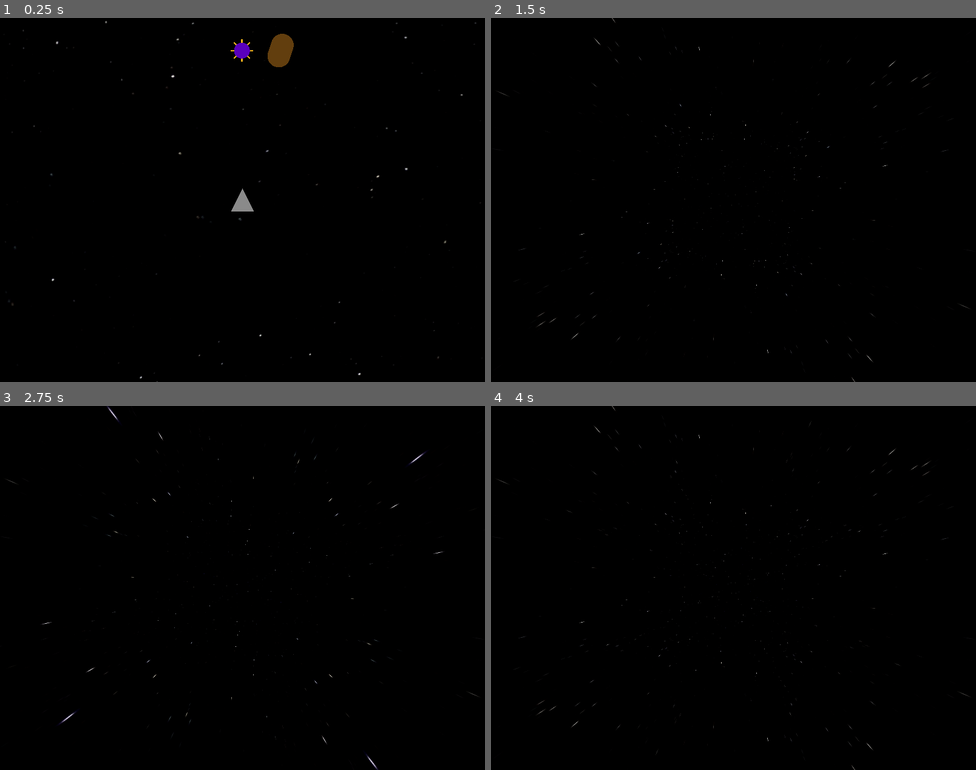
Above: before the commit, frames 1-4 (two rows, left to right).
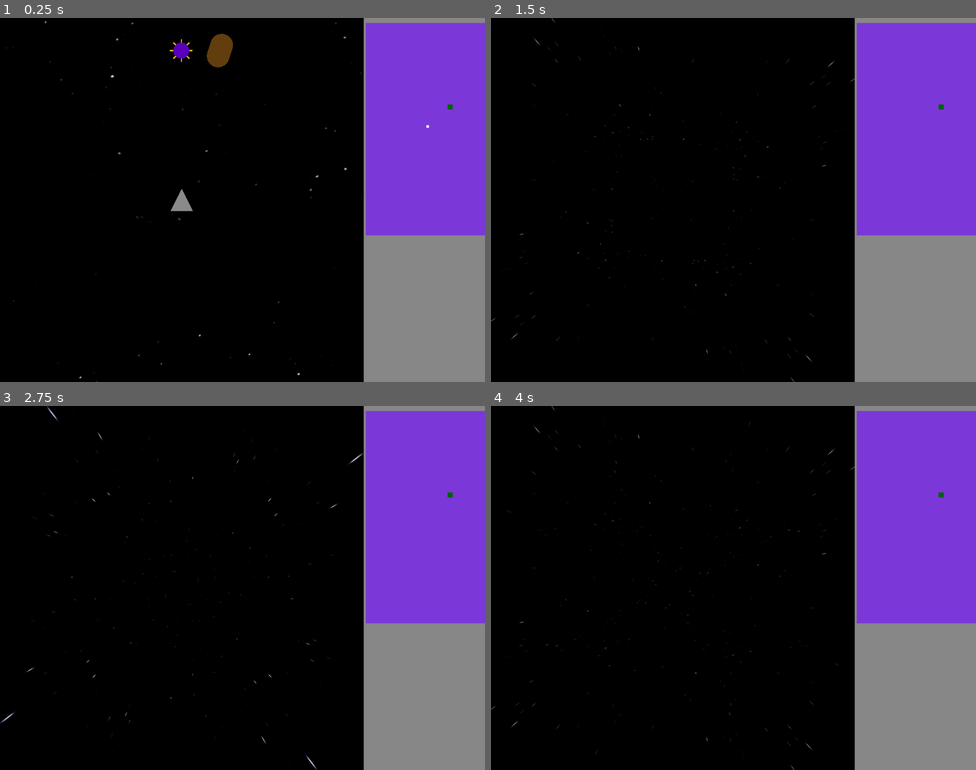
Above: after the commit, the same moments.

Repository: davis-trem/Bosconian3D
Game: Godot game, scene res://screens/game_play_screen.tscn
Two runs of this game, one before a commit and one after it. Both use one fixed random seed, a clock stepped at 60 frames per second and the inputs below. Before the commit the project starts from res://scenes/battle_field.tscn.
Inputs:
- Up to frame 1 (0.25 s): no input
- Up to frame 2 (1.5 s): tap Enter (ui_accept) at 0.5, 0.77 s; hold Right (ui_right) 0.53-1.28 s; hold Shift (toggle_camera) 0.53-1.28 s; hold Down (ui_down) from 1.28 s (still down); tap Shift (toggle_camera) at 1.35 s
- Up to frame 3 (2.75 s): tap Enter (ui_accept) at 1.52, 2 s; release Down (ui_down) at 2.03 s; hold Right (ui_right) from 2.03 s (still down); hold Shift (toggle_camera) from 2.03 s (still down)
- Up to frame 4 (4 s): tap Enter (ui_accept) at 2.75, 3.02, 3.5, 3.77 s; release Right (ui_right) at 2.78 s; release Shift (toggle_camera) at 2.78 s; hold Up (ui_up) 2.78-3.53 s; tap Shift (toggle_camera) at 2.85 s; hold Left (ui_left) from 3.53 s (still down); hold Shift (toggle_camera) from 3.53 s (still down)

The runs differ from the first frame. In frame 1, 27% of the frame differs, in the area x 1-100%, y 0-100%; in frame 2, 25%; in frame 3, 25%; in frame 4, 25%.

Commit message:
build main menu and mini map

Diff:
--- a/client/project.godot
+++ b/client/project.godot
@@ -11,7 +11,7 @@
 [application]
 
 config/name="Bosconian 3D"
-run/main_scene="res://scenes/battle_field.tscn"
+run/main_scene="res://screens/game_play_screen.tscn"
 config/features=PackedStringArray("4.0", "GL Compatibility")
 config/icon="res://icon.svg"
 
--- a/client/scenes/battle_field.tscn
+++ b/client/scenes/battle_field.tscn
@@ -1,9 +1,10 @@
-[gd_scene load_steps=18 format=3 uid="uid://cr2sa3eocr5qo"]
+[gd_scene load_steps=19 format=3 uid="uid://cr2sa3eocr5qo"]
 
 [ext_resource type="Script" path="res://scripts/battle_field.gd" id="1_ppidl"]
 [ext_resource type="PackedScene" uid="uid://b0848qla8civx" path="res://scenes/player.tscn" id="2_l8kc8"]
 [ext_resource type="Texture2D" uid="uid://1433wc4llul3" path="res://sky_boxes/space_skybox_01.png" id="4_8hhva"]
 [ext_resource type="Texture2D" uid="uid://cvjq1e61egvjn" path="res://sky_boxes/space_skybox_02.png" id="5_5w63l"]
+[ext_resource type="PackedScene" uid="uid://sogdc1rw0ou4" path="res://scenes/enemy_base.tscn" id="6_ocx0h"]
 [ext_resource type="Texture2D" uid="uid://bvkwlvy86lm8h" path="res://sky_boxes/space_skybox_03.png" id="6_ywnfq"]
 [ext_resource type="PackedScene" uid="uid://pahi5cgwitot" path="res://scenes/cosmo_mine.tscn" id="7_h15oh"]
 [ext_resource type="PackedScene" uid="uid://b65f3jryvbpyh" path="res://scenes/astroid.tscn" id="7_luxfu"]
@@ -159,6 +160,9 @@
 [node name="CosmoMine" parent="." instance=ExtResource("7_h15oh")]
 transform = Transform3D(1, 0, 0, 0, 1, 0, 0, 0, 1, -0.0249767, 0, -8.81721)
 
+[node name="EnemyBase" parent="." instance=ExtResource("6_ocx0h")]
+transform = Transform3D(1, 0, 0, 0, 1, 0, 0, 0, 1, 11.0812, 0, -12.967)
+
 [connection signal="camera_toggle" from="Player" to="." method="_on_player_camera_toggle"]
 [connection signal="has_died" from="Player" to="." method="_on_player_has_died"]
 [connection signal="area_exited" from="BorderArea" to="." method="_on_border_area_area_exited"]
--- a/client/scenes/enemy_base.tscn
+++ b/client/scenes/enemy_base.tscn
@@ -27,57 +27,6 @@
 [sub_resource type="CylinderMesh" id="CylinderMesh_41y2n"]
 material = SubResource("StandardMaterial3D_eeuxe")
 height = 0.26
-
-[sub_resource type="Animation" id="Animation_251h0"]
-resource_name = "open_shields"
-tracks/0/type = "value"
-tracks/0/imported = false
-tracks/0/enabled = true
-tracks/0/path = NodePath("MeshInstance3D3:position")
-tracks/0/interp = 1
-tracks/0/loop_wrap = true
-tracks/0/keys = {
-"times": PackedFloat32Array(0, 1),
-"transitions": PackedFloat32Array(1, 1),
-"update": 0,
-"values": [Vector3(0, 0, -0.13), Vector3(0, 0, -0.353239)]
-}
-tracks/1/type = "value"
-tracks/1/imported = false
-tracks/1/enabled = true
-tracks/1/path = NodePath("MeshInstance3D2:position")
-tracks/1/interp = 1
-tracks/1/loop_wrap = true
-tracks/1/keys = {
-"times": PackedFloat32Array(0, 1),
-"transitions": PackedFloat32Array(1, 1),
-"update": 0,
-"values": [Vector3(0, 0, 0.13), Vector3(0, 0, 0.353)]
-}
-tracks/2/type = "value"
-tracks/2/imported = false
-tracks/2/enabled = true
-tracks/2/path = NodePath("CollisionShape3D3:position")
-tracks/2/interp = 1
-tracks/2/loop_wrap = true
-tracks/2/keys = {
-"times": PackedFloat32Array(0, 1),
-"transitions": PackedFloat32Array(1, 1),
-"update": 0,
-"values": [Vector3(0, 0, 0.13), Vector3(0, 0, 0.353)]
-}
-tracks/3/type = "value"
-tracks/3/imported = false
-tracks/3/enabled = true
-tracks/3/path = NodePath("CollisionShape3D4:position")
-tracks/3/interp = 1
-tracks/3/loop_wrap = true
-tracks/3/keys = {
-"times": PackedFloat32Array(0, 1),
-"transitions": PackedFloat32Array(1, 1),
-"update": 0,
-"values": [Vector3(0, 0, -0.13), Vector3(0, 0, -0.353)]
-}
 
 [sub_resource type="Animation" id="Animation_mbclx"]
 length = 0.001
@@ -181,6 +130,57 @@
 "values": [Vector3(0, 0, -0.353), Vector3(0, 0, -0.13)]
 }
 
+[sub_resource type="Animation" id="Animation_251h0"]
+resource_name = "open_shields"
+tracks/0/type = "value"
+tracks/0/imported = false
+tracks/0/enabled = true
+tracks/0/path = NodePath("MeshInstance3D3:position")
+tracks/0/interp = 1
+tracks/0/loop_wrap = true
+tracks/0/keys = {
+"times": PackedFloat32Array(0, 1),
+"transitions": PackedFloat32Array(1, 1),
+"update": 0,
+"values": [Vector3(0, 0, -0.13), Vector3(0, 0, -0.353239)]
+}
+tracks/1/type = "value"
+tracks/1/imported = false
+tracks/1/enabled = true
+tracks/1/path = NodePath("MeshInstance3D2:position")
+tracks/1/interp = 1
+tracks/1/loop_wrap = true
+tracks/1/keys = {
+"times": PackedFloat32Array(0, 1),
+"transitions": PackedFloat32Array(1, 1),
+"update": 0,
+"values": [Vector3(0, 0, 0.13), Vector3(0, 0, 0.353)]
+}
+tracks/2/type = "value"
+tracks/2/imported = false
+tracks/2/enabled = true
+tracks/2/path = NodePath("CollisionShape3D3:position")
+tracks/2/interp = 1
+tracks/2/loop_wrap = true
+tracks/2/keys = {
+"times": PackedFloat32Array(0, 1),
+"transitions": PackedFloat32Array(1, 1),
+"update": 0,
+"values": [Vector3(0, 0, 0.13), Vector3(0, 0, 0.353)]
+}
+tracks/3/type = "value"
+tracks/3/imported = false
+tracks/3/enabled = true
+tracks/3/path = NodePath("CollisionShape3D4:position")
+tracks/3/interp = 1
+tracks/3/loop_wrap = true
+tracks/3/keys = {
+"times": PackedFloat32Array(0, 1),
+"transitions": PackedFloat32Array(1, 1),
+"update": 0,
+"values": [Vector3(0, 0, -0.13), Vector3(0, 0, -0.353)]
+}
+
 [sub_resource type="AnimationLibrary" id="AnimationLibrary_dd1dy"]
 _data = {
 "RESET": SubResource("Animation_mbclx"),
@@ -201,7 +201,7 @@
 bottom_radius = 0.125
 height = 0.9
 
-[node name="EnemyBase" type="StaticBody3D" groups=["enemy"]]
+[node name="EnemyBase" type="StaticBody3D" groups=["enemy", "enemy_base"]]
 collision_layer = 2
 collision_mask = 13
 script = ExtResource("1_6d7wp")
--- /dev/null
+++ b/client/scenes/mini_map.tscn
@@ -0,0 +1,11 @@
+[gd_scene load_steps=2 format=3 uid="uid://frqby8usxaaa"]
+
+[ext_resource type="Script" path="res://scripts/mini_map.gd" id="1_b5e6y"]
+
+[node name="MiniMap" type="Node2D"]
+script = ExtResource("1_b5e6y")
+
+[node name="ColorRect" type="ColorRect" parent="."]
+offset_right = 240.0
+offset_bottom = 420.0
+color = Color(0.486275, 0.215686, 0.847059, 1)
--- /dev/null
+++ b/client/screens/game_play_screen.tscn
@@ -0,0 +1,60 @@
+[gd_scene load_steps=3 format=3 uid="uid://r2633qqnjt7n"]
+
+[ext_resource type="PackedScene" uid="uid://cr2sa3eocr5qo" path="res://scenes/battle_field.tscn" id="1_jne16"]
+[ext_resource type="PackedScene" uid="uid://frqby8usxaaa" path="res://scenes/mini_map.tscn" id="2_s2xjl"]
+
+[node name="GamePlayScreen" type="Control"]
+layout_mode = 3
+anchors_preset = 15
+anchor_right = 1.0
+anchor_bottom = 1.0
+grow_horizontal = 2
+grow_vertical = 2
+
+[node name="ColorRect" type="ColorRect" parent="."]
+layout_mode = 1
+anchors_preset = 15
+anchor_right = 1.0
+anchor_bottom = 1.0
+grow_horizontal = 2
+grow_vertical = 2
+color = Color(0.529412, 0.529412, 0.529412, 1)
+
+[node name="HBoxContainer" type="HBoxContainer" parent="."]
+layout_mode = 1
+anchors_preset = 15
+anchor_right = 1.0
+anchor_bottom = 1.0
+grow_horizontal = 2
+grow_vertical = 2
+
+[node name="SubViewportContainer" type="SubViewportContainer" parent="HBoxContainer"]
+layout_mode = 2
+
+[node name="SubViewport" type="SubViewport" parent="HBoxContainer/SubViewportContainer"]
+handle_input_locally = false
+size = Vector2i(720, 720)
+render_target_update_mode = 4
+
+[node name="BattleField" parent="HBoxContainer/SubViewportContainer/SubViewport" instance=ExtResource("1_jne16")]
+
+[node name="VBoxContainer" type="VBoxContainer" parent="HBoxContainer"]
+layout_mode = 2
+size_flags_horizontal = 3
+
+[node name="MarginContainer" type="MarginContainer" parent="HBoxContainer/VBoxContainer"]
+layout_mode = 2
+size_flags_vertical = 3
+theme_override_constants/margin_top = 10
+theme_override_constants/margin_bottom = 10
+
+[node name="VBoxContainer" type="VBoxContainer" parent="HBoxContainer/VBoxContainer/MarginContainer"]
+layout_mode = 2
+
+[node name="Label" type="Label" parent="HBoxContainer/VBoxContainer/MarginContainer/VBoxContainer"]
+layout_mode = 2
+theme_override_font_sizes/font_size = 25
+text = "Hi-Score"
+horizontal_alignment = 1
+
+[node name="MiniMap" parent="HBoxContainer/VBoxContainer/MarginContainer/VBoxContainer" instance=ExtResource("2_s2xjl")]
--- /dev/null
+++ b/client/screens/main_menu.tscn
@@ -0,0 +1,71 @@
+[gd_scene load_steps=6 format=3 uid="uid://b58uy8mfqig0i"]
+
+[ext_resource type="Texture2D" uid="uid://1433wc4llul3" path="res://sky_boxes/space_skybox_01.png" id="1_hejfk"]
+[ext_resource type="Script" path="res://scripts/main_menu.gd" id="1_i816c"]
+[ext_resource type="Texture2D" uid="uid://cvjq1e61egvjn" path="res://sky_boxes/space_skybox_02.png" id="2_hk48l"]
+[ext_resource type="Texture2D" uid="uid://bvkwlvy86lm8h" path="res://sky_boxes/space_skybox_03.png" id="3_mgqla"]
+
+[sub_resource type="AnimatedTexture" id="AnimatedTexture_qpvuf"]
+frames = 3
+frame_0/texture = ExtResource("1_hejfk")
+frame_1/texture = ExtResource("2_hk48l")
+frame_1/duration = 1.0
+frame_2/texture = ExtResource("3_mgqla")
+frame_2/duration = 1.0
+
+[node name="MainMenu" type="Control"]
+layout_mode = 3
+anchors_preset = 15
+anchor_right = 1.0
+anchor_bottom = 1.0
+grow_horizontal = 2
+grow_vertical = 2
+script = ExtResource("1_i816c")
+
+[node name="TextureRect" type="TextureRect" parent="."]
+layout_mode = 1
+anchors_preset = 15
+anchor_right = 1.0
+anchor_bottom = 1.0
+grow_horizontal = 2
+grow_vertical = 2
+texture = SubResource("AnimatedTexture_qpvuf")
+
+[node name="MarginContainer" type="MarginContainer" parent="."]
+layout_mode = 1
+anchors_preset = 15
+anchor_right = 1.0
+anchor_bottom = 1.0
+grow_horizontal = 2
+grow_vertical = 2
+theme_override_constants/margin_left = 100
+theme_override_constants/margin_top = 100
+theme_override_constants/margin_right = 100
+theme_override_constants/margin_bottom = 100
+
+[node name="VBoxContainer" type="VBoxContainer" parent="MarginContainer"]
+layout_mode = 2
+
+[node name="Label" type="Label" parent="MarginContainer/VBoxContainer"]
+layout_mode = 2
+size_flags_vertical = 6
+theme_override_font_sizes/font_size = 50
+text = "Bosconian 3D"
+horizontal_alignment = 1
+vertical_alignment = 1
+
+[node name="VBoxContainer" type="VBoxContainer" parent="MarginContainer/VBoxContainer"]
+layout_mode = 2
+size_flags_vertical = 3
+
+[node name="SinglePlayerButton" type="Button" parent="MarginContainer/VBoxContainer/VBoxContainer"]
+layout_mode = 2
+size_flags_vertical = 3
+theme_override_font_sizes/font_size = 30
+text = "Single Player"
+
+[node name="MultiPlayerButton" type="Button" parent="MarginContainer/VBoxContainer/VBoxContainer"]
+layout_mode = 2
+size_flags_vertical = 3
+theme_override_font_sizes/font_size = 30
+text = "Multi Player"
--- /dev/null
+++ b/client/scripts/main_menu.gd
@@ -0,0 +1,11 @@
+extends Control
+
+
+# Called when the node enters the scene tree for the first time.
+func _ready():
+	pass # Replace with function body.
+
+
+# Called every frame. 'delta' is the elapsed time since the previous frame.
+func _process(delta):
+	pass
--- /dev/null
+++ b/client/scripts/mini_map.gd
@@ -0,0 +1,44 @@
+extends Node2D
+
+const Util = preload('res://scripts/util.gd')
+
+var players_color_rect = {}
+var bases_color_rect = {}
+
+func _ready():
+	for player in get_tree().get_nodes_in_group('player'):
+		var color_rect = ColorRect.new()
+		color_rect.size = Vector2(5, 5)
+		color_rect.position = _calculate_position(player.global_position)
+		players_color_rect[player] = color_rect
+		add_child(color_rect)
+
+	for base in get_tree().get_nodes_in_group('enemy_base'):
+		var color_rect = ColorRect.new()
+		color_rect.size = Vector2(10, 10)
+		color_rect.position = _calculate_position(base.global_position)
+		color_rect.color = Color.DARK_GREEN
+		bases_color_rect[base] = color_rect
+		add_child(color_rect)
+
+
+func _physics_process(delta):
+	for player in players_color_rect.keys():
+		if player != null:
+			players_color_rect[player].position = _calculate_position(player.global_position)
+		else:
+			_remove_player(player)
+
+
+func _remove_player(player):
+	var color_rect = players_color_rect.get(player)
+	if (color_rect != null):
+		color_rect.queue_free()
+		players_color_rect.erase(player)
+
+
+func _calculate_position(pos: Vector3) -> Vector2:
+	return Vector2(
+		(pos.x + Util.FIELD_WIDTH) / (Util.FIELD_WIDTH * 2) * 240,
+		(pos.z + Util.FIELD_HEIGHT) / (Util.FIELD_HEIGHT * 2) * 420
+	)
